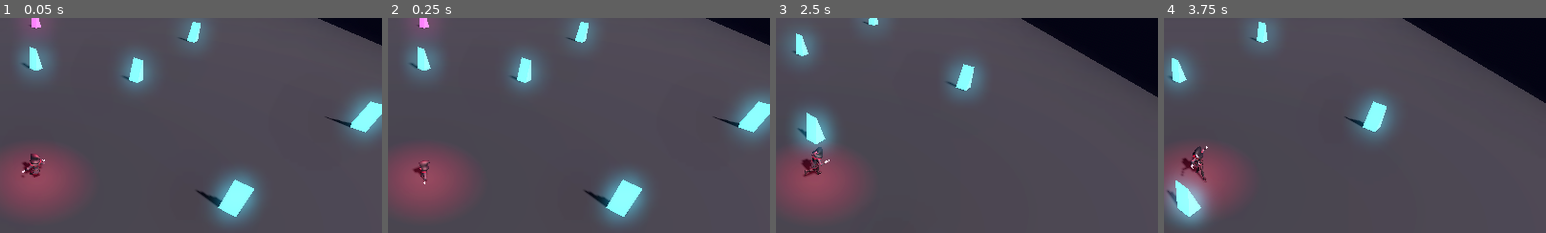
Above: before the commit, frames 1-4 (left to right).
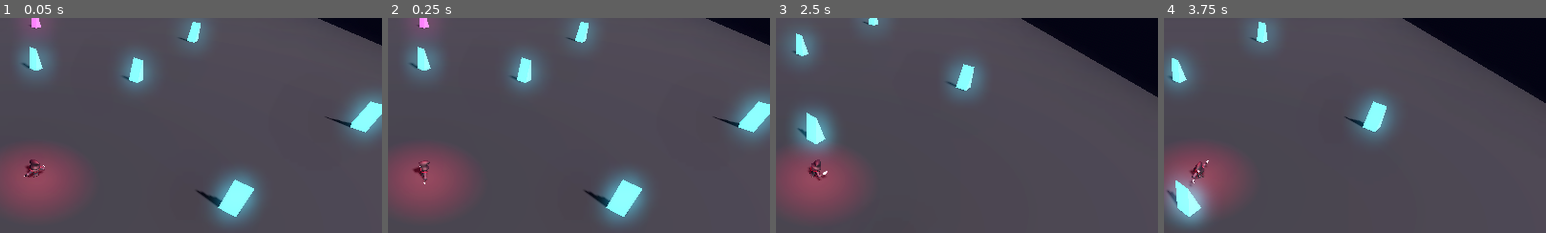
Above: after the commit, the same moments.

Repository: v-prokofev/MisterV
Game: Godot game, scene res://scenes/main.tscn
The game is run twice, just before and just after one commit, with the same random seed, the same clock (stepped at 60 frames per second) and the same inputs.
Inputs (mouse positions are % of the whole screen's width and height, from its top left):
- Up to frame 1 (0.05 s): no input
- Up to frame 2 (0.25 s): no input
- Up to frame 3 (2.5 s): tap Enter at 0.5 s; move the mouse to (72, 45) at 0.52 s; hold D (move_right) 0.53-1.28 s; click (72, 45) at 0.67 s; move the mouse to (30, 55) at 1.27 s; hold S (move_backward) 1.28-2.03 s; move the mouse to (60, 28) at 2.02 s; hold D (move_right) from 2.03 s (still down)
- Up to frame 4 (3.75 s): move the mouse to (45, 70) at 2.77 s; release D (move_right) at 2.78 s; hold W (move_forward) 2.78-3.53 s; click (45, 70) at 2.92 s; move the mouse to (80, 65) at 3.52 s; hold A (move_left) from 3.53 s (still down)
The pictures show only the part of the screen within x 45-95%, y 14-64%; the shares and areas given below are measured in that part.

The runs differ from the first frame. In frame 1, 0.4% of the frame differs, in the area x 5-12%, y 63-75%; in frame 2, less than 0.1%; in frame 3, 0.5%; in frame 4, 0.5%, in the area x 4-12%, y 59-79%.

Commit message:
Fix underground stance before first attack by removing Hips position tracks in favor of skeleton rest pose height

Diff:
--- a/src/scripts/player.gd
+++ b/src/scripts/player.gd
@@ -101,30 +101,30 @@
 			_make_animation_in_place(anim)
 			library.add_animation(anim_name, anim)
 
-			# Print Hips initial Y rotation for diagnosis
+			# Print Hips initial position & Y rotation for diagnosis
 			for t in range(anim.get_track_count()):
-				if anim.track_get_type(t) == Animation.TYPE_ROTATION_3D and "Hips" in String(anim.track_get_path(t)):
+				if "Hips" in String(anim.track_get_path(t)):
 					if anim.track_get_key_count(t) > 0:
-						var q: Quaternion = anim.track_get_key_value(t, 0)
-						var deg_y = rad_to_deg(q.get_euler().y)
-						print("Anim '%s' Hips Y-rotation = %.1f deg" % [anim_name, deg_y])
+						if anim.track_get_type(t) == Animation.TYPE_POSITION_3D:
+							print("Anim '%s' Hips Position key 0 = %s" % [anim_name, anim.track_get_key_value(t, 0)])
+						elif anim.track_get_type(t) == Animation.TYPE_ROTATION_3D:
+							var q: Quaternion = anim.track_get_key_value(t, 0)
+							var deg_y = rad_to_deg(q.get_euler().y)
+							print("Anim '%s' Hips Y-rotation = %.1f deg" % [anim_name, deg_y])
 			print("Registered animation: ", anim_name)
 		inst.queue_free()
 
 const BASELINE_HIPS_Y_RAD: float = deg_to_rad(-58.2)
 
 func _make_animation_in_place(anim: Animation) -> void:
-	for i in range(anim.get_track_count()):
+	var i = 0
+	while i < anim.get_track_count():
 		var path_str = String(anim.track_get_path(i))
 		var is_hips = ("Hips" in path_str or "hips" in path_str or "Root" in path_str or "root" in path_str)
 
 		if is_hips and anim.track_get_type(i) == Animation.TYPE_POSITION_3D:
-			var key_count = anim.track_get_key_count(i)
-			if key_count > 0:
-				var initial_pos: Vector3 = anim.track_get_key_value(i, 0)
-				for k in range(key_count):
-					var cur: Vector3 = anim.track_get_key_value(i, k)
-					anim.track_set_key_value(i, k, Vector3(initial_pos.x, cur.y, initial_pos.z))
+			anim.remove_track(i)
+			continue
 
 		elif is_hips and anim.track_get_type(i) == Animation.TYPE_ROTATION_3D:
 			var key_count = anim.track_get_key_count(i)
@@ -137,6 +137,7 @@
 					for k in range(key_count):
 						var cur_q: Quaternion = anim.track_get_key_value(i, k)
 						anim.track_set_key_value(i, k, q_align * cur_q)
+		i += 1
 
 # ─────────────────────────────────────────────────────────────────────────────
 # Animation Tree Architecture
